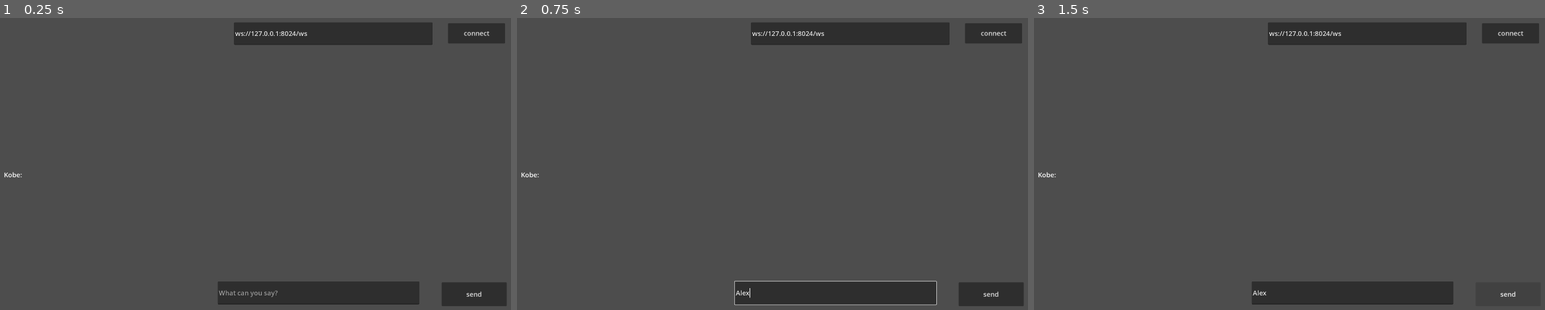
Above: before the commit, frames 1-3 (left to right).
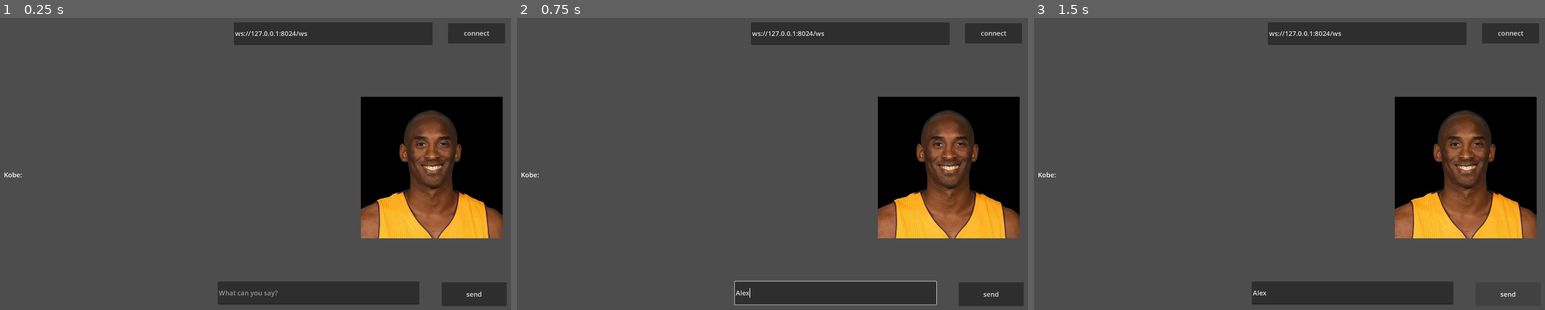
Above: after the commit, the same moments.

Repository: weiyi-boynextdoor/ProjectKobeClient
Game: Godot game, scene res://main_ui.tscn
Same seed, same stepped clock (60 frames per second), same inputs: the game is played once before the commit and once after it.
Inputs (mouse positions are in pixels of both pictures, inside the frame that each line leads up to):
- Up to frame 1 (0.25 s): no input
- Up to frame 2 (0.75 s): click (833, 292) at 0.52 s; type "Alex" at 0.6 s
- Up to frame 3 (1.5 s): click "send" at 1.25 s

The runs differ from the first frame. In frame 1, 13% of the frame differs, in the area x 70-99%, y 27-76%; in frame 2, 13%; in frame 3, 13%.

Commit message:
add kobe

Diff:
--- a/main_ui.tscn
+++ b/main_ui.tscn
@@ -2,6 +2,7 @@
 
 [ext_resource type="Script" uid="uid://serkdkxfrckq" path="res://main_ui.gd" id="1"]
 [ext_resource type="AudioStream" uid="uid://dvdgl8cxx0xj6" path="res://audio/mamba.wav" id="2"]
+[ext_resource type="Texture2D" uid="uid://cq8wumy7a4oie" path="res://textures/kobe.jpg" id="3_ktt6o"]
 
 [node name="main_ui" type="Control" unique_id=2027432748]
 layout_mode = 3
@@ -92,5 +93,20 @@
 text = "ws://127.0.0.1:8024/ws"
 placeholder_text = "input server addr here"
 
+[node name="TextureRect" type="TextureRect" parent="." unique_id=2075090691]
+layout_mode = 1
+anchors_preset = -1
+anchor_left = 1.0
+anchor_right = 1.0
+anchor_bottom = 1.0
+offset_left = -552.0
+offset_top = 297.0
+offset_right = -40.0
+offset_bottom = -271.0
+grow_horizontal = 0
+grow_vertical = 2
+texture = ExtResource("3_ktt6o")
+stretch_mode = 5
+
 [connection signal="pressed" from="btn_send" to="." method="_on_btn_send_pressed"]
 [connection signal="pressed" from="btn_connect" to="." method="_on_btn_connect_pressed"]
